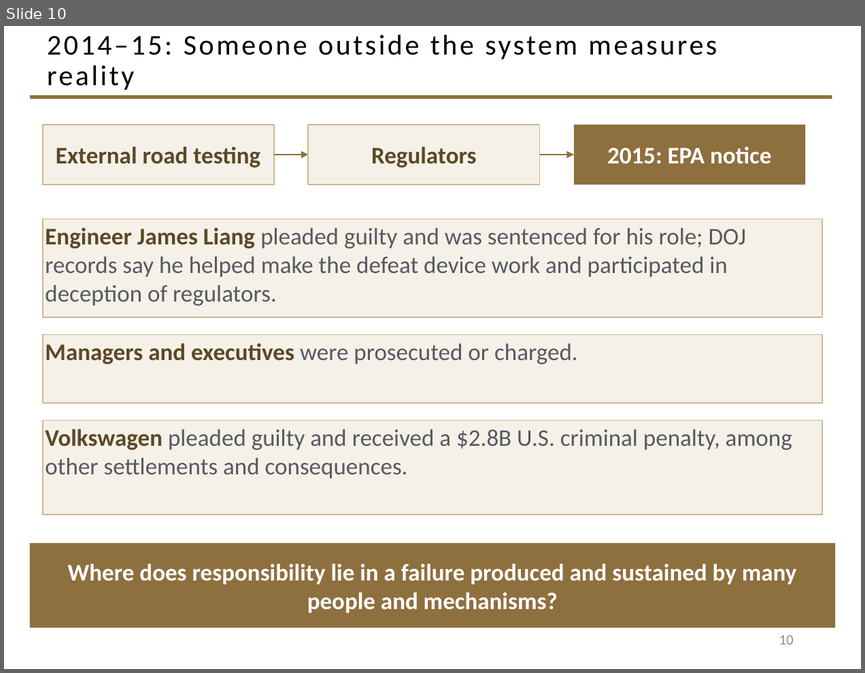
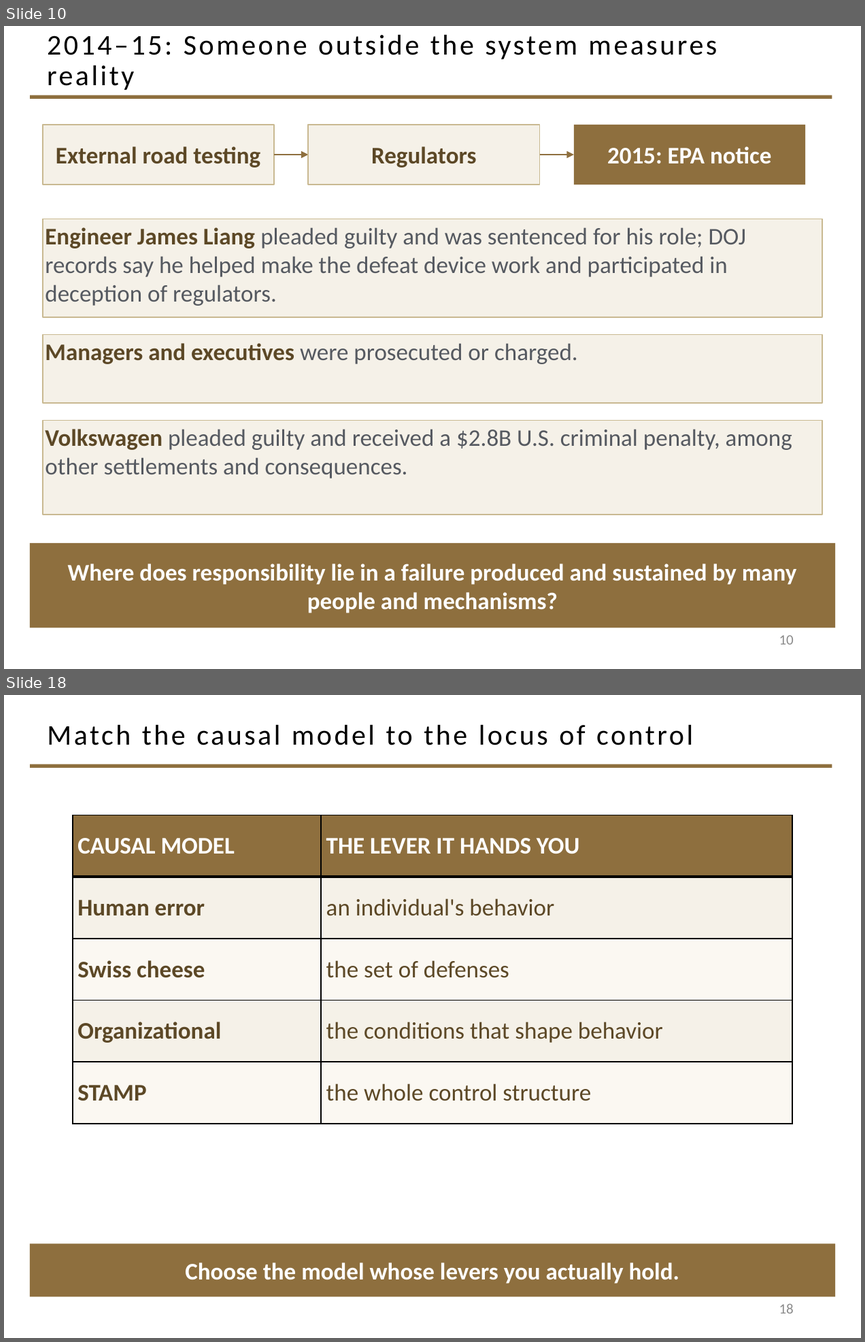
Before and after one commit to davisjam/model-based-agentic-software-engineering, a slide deck: course/lectures/act-2-delegation-and-control/04-failure-aware-engineering/2-4-Failure-Aware-Engineering.pptx. Shown one above the other, each under a label of ours: slide 10 before the commit, slides 10 and 18 after it; the slides between them are not shown. The pictures are 865x673 and 865x1342 pixels, drawn with LibreOffice and Linux fonts; fonts in the diff are those of the drawing; background and template pictures are left out. Boxes give left, top, right and bottom in pixels: in the first picture for what was removed or moved away, otherwise in the second. Text is boxed around its words. In the diff, an @@ line names an element or a change of style, - is before the commit and + after.

Commit message:
deck 2-4: movement 2 — what theory explains it (slides 11-18)

```diff
--- a/course/lectures/act-2-delegation-and-control/04-failure-aware-engineering/2-4-Failure-Aware-Engineering.pptx
+++ b/course/lectures/act-2-delegation-and-control/04-failure-aware-engineering/2-4-Failure-Aware-Engineering.pptx
@@ slide 18 added at (4, 695, 861, 1338), background #FFFFFF; not listed: 1 template element that a slide beside it also shows @@
@@ title added at (47, 724, 693, 745), 24 pt, text #000000 @@
+Match the causal model to the locus of control
@@ table added at (73, 815, 792, 1123), 5 rows, 2 columns @@
+CAUSAL MODEL | THE LEVER IT HANDS YOU
+Human error | an individual's behavior
+Swiss cheese | the set of defenses
+Organizational | the conditions that shape behavior
+STAMP | the whole control structure
@@ rectangle added at (30, 1243, 835, 1297), fill #8E6F3E, 20 pt, text #FFFFFF, bold @@
+Choose the model whose levers you actually hold.
@@ page number added at (779, 1304, 793, 1313), 12 pt, text #8C8C8C @@
+18
```
Also in this commit, not shown: 7 other slides added.
